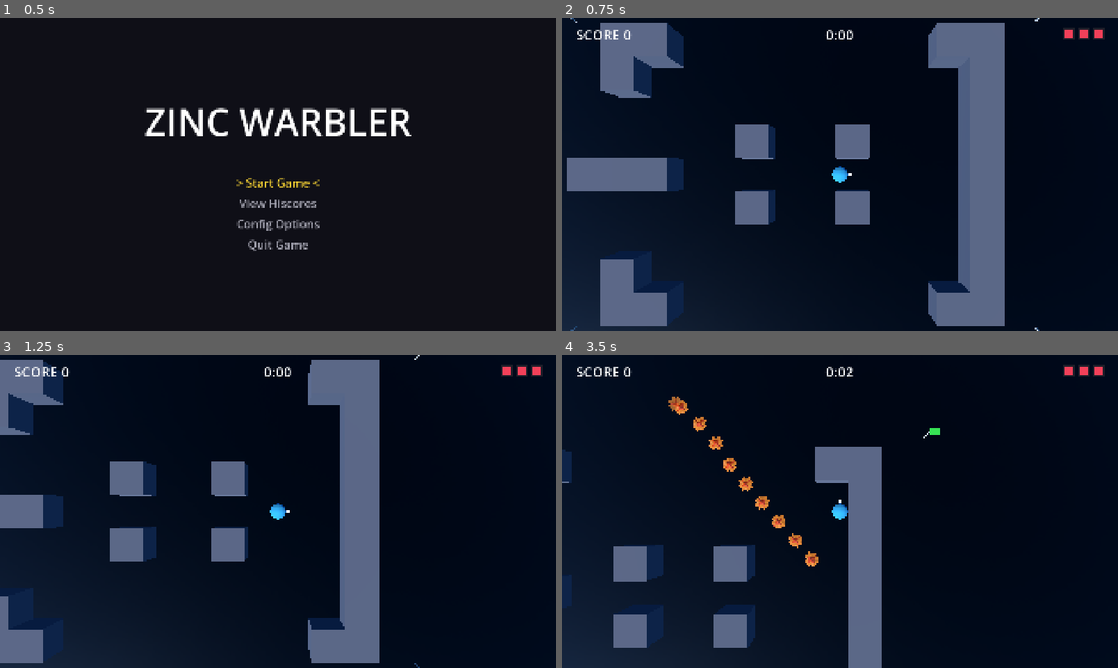
Above: before the commit, frames 1-4 (two rows, left to right).
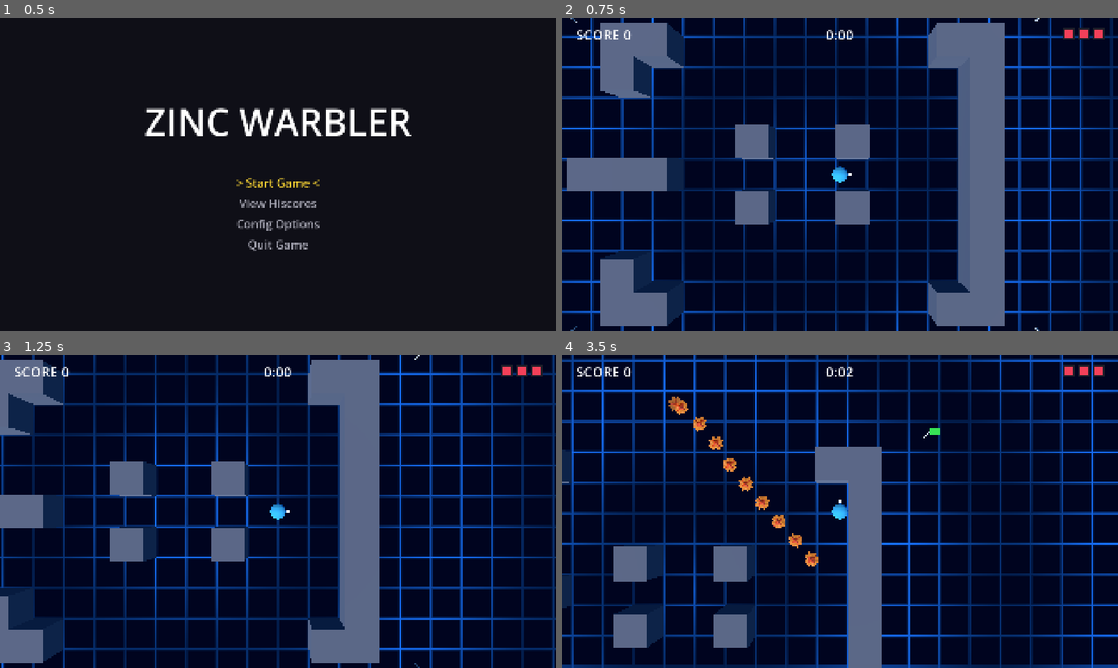
Above: after the commit, the same moments.

Repository: zoanthrope67/ZincWarbler
Game: Godot game, scene res://scn/bootstrap.tscn
Two runs of this game, one before a commit and one after it. Both use one fixed random seed, a clock stepped at 60 frames per second and the inputs below.
Inputs (mouse positions are in pixels of both pictures, inside the frame that each line leads up to):
- Up to frame 1 (0.5 s): no input
- Up to frame 2 (0.75 s): tap Enter at 0.5 s; move the mouse to (962, 158) at 0.52 s; hold Right (move_right) from 0.53 s (still down); hold Z (confirm) from 0.53 s (still down); click (962, 158) at 0.67 s
- Up to frame 3 (1.25 s): keep holding Right (move_right); keep holding Z (confirm)
- Up to frame 4 (3.5 s): move the mouse to (728, 527) at 1.27 s; release Right (move_right) at 1.28 s; release Z (confirm) at 1.28 s; hold X (back) 1.28-2.03 s; tap Z (confirm) at 1.35, 2.85 s; move the mouse to (895, 442) at 2.02 s; hold Right (move_right) 2.03-2.78 s; hold Z (confirm) 2.03-2.78 s; move the mouse to (812, 574) at 2.77 s; hold Up (move_up) from 2.78 s (still down); click (812, 574) at 2.92 s

Frame 1 is identical in both runs. In frame 2, 15% of the frame differs, in the area x 0-100%, y 0-100%; in frame 3, 15%; in frame 4, 19%.

Commit message:
Add floor

Diff:
--- /dev/null
+++ b/src/gfx/placeholder/placeholder_cyber_floor.gdshader
@@ -0,0 +1,52 @@
+// Placeholder "cyber" floor: a dark blue surface with glowing blue grid lines
+// and a slow pulse rippling outwards. Used by the PlaceholderFloor plane in
+// scn/game/arena.tscn (docs/asset_tracking.txt).
+//
+// The grid is drawn in world meters, so it stays lined up with the wall tiles
+// wherever the plane is and however big it is.
+//
+// Change the settings by selecting PlaceholderFloor in scn/game/arena.tscn and
+// opening Mesh > Material > Shader Parameters in the Inspector.
+shader_type spatial;
+// Unshaded: the floor ignores lights and the sky, it is always these colours.
+render_mode unshaded, shadows_disabled;
+
+// Colour of the floor between the lines.
+uniform vec3 base_color : source_color = vec3(0.02, 0.04, 0.13);
+// Colour of the grid lines.
+uniform vec3 line_color : source_color = vec3(0.1, 0.45, 1.0);
+// Size of one grid square in meters. 4 matches the wall tiles.
+uniform float cell_size = 4.0;
+// Width of the grid lines in meters.
+uniform float line_width = 0.12;
+// How much the pulse brightens and darkens the lines. 0 turns the pulse off.
+uniform float pulse_strength : hint_range(0.0, 1.0) = 0.4;
+// How fast the pulse ripples outwards.
+uniform float pulse_speed = 2.0;
+// Meters between one pulse ring and the next.
+uniform float pulse_spacing = 30.0;
+// Where the pulse ripples out from (X and Z in the world). The arena's middle.
+uniform vec2 pulse_centre = vec2(40.0, 30.0);
+
+varying vec2 world_xz;
+
+void vertex() {
+	world_xz = (MODEL_MATRIX * vec4(VERTEX, 1.0)).xz;
+}
+
+void fragment() {
+	// Distance in meters to the nearest grid line, along X and along Z.
+	vec2 to_line = abs(fract(world_xz / cell_size - 0.5) - 0.5) * cell_size;
+	// fwidth = how far the world position changes across one pixel; used to
+	// keep the lines' edges smooth at any screen size.
+	vec2 aa = fwidth(world_xz);
+	float half_width = line_width * 0.5;
+	vec2 lines = 1.0 - smoothstep(vec2(half_width) - aa, vec2(half_width) + aa, to_line);
+	float line = max(lines.x, lines.y);
+
+	// Rings of brightness moving outwards from pulse_centre.
+	float wave = sin(TIME * pulse_speed - distance(world_xz, pulse_centre) * TAU / pulse_spacing);
+	float pulse = 1.0 + pulse_strength * wave;
+
+	ALBEDO = mix(base_color, line_color * pulse, line);
+}
--- a/src/scn/game/arena.tscn
+++ b/src/scn/game/arena.tscn
@@ -5,6 +5,7 @@
 [ext_resource type="PackedScene" path="res://scn/game/flag.tscn" id="3_bb2n5"]
 [ext_resource type="Texture2D" path="res://gfx/sky/autumn_field_puresky_1k.hdr" id="4_sky"]
 [ext_resource type="PackedScene" path="res://scn/game/border_storm.tscn" id="5_storm"]
+[ext_resource type="Shader" path="res://gfx/placeholder/placeholder_cyber_floor.gdshader" id="6_floor"]
 
 [sub_resource type="PanoramaSkyMaterial" id="PanoramaSkyMaterial_sky"]
 panorama = ExtResource("4_sky")
@@ -18,6 +19,21 @@
 sky = SubResource("Sky_autumn")
 ambient_light_source = 3
 reflected_light_source = 2
+
+[sub_resource type="ShaderMaterial" id="ShaderMaterial_floor"]
+shader = ExtResource("6_floor")
+shader_parameter/base_color = Color(0.02, 0.04, 0.13, 1)
+shader_parameter/line_color = Color(0.1, 0.45, 1, 1)
+shader_parameter/cell_size = 4.0
+shader_parameter/line_width = 0.12
+shader_parameter/pulse_strength = 0.4
+shader_parameter/pulse_speed = 2.0
+shader_parameter/pulse_spacing = 30.0
+shader_parameter/pulse_centre = Vector2(40, 30)
+
+[sub_resource type="PlaneMesh" id="PlaneMesh_floor"]
+material = SubResource("ShaderMaterial_floor")
+size = Vector2(1000, 1000)
 
 [node name="Arena" type="Node3D" unique_id=578881515]
 script = ExtResource("1_canl7")
@@ -35,6 +51,11 @@
 
 [node name="PlaceholderEnvironment" type="WorldEnvironment" parent="." unique_id=2137882909]
 environment = SubResource("Environment_lyvdg")
+
+[node name="PlaceholderFloor" type="MeshInstance3D" parent="."]
+transform = Transform3D(1, 0, 0, 0, 1, 0, 0, 0, 1, 40, 0, 30)
+cast_shadow = 0
+mesh = SubResource("PlaneMesh_floor")
 
 [node name="PlayerSpawnPoints" type="Node3D" parent="." unique_id=1918440407]
 
Not shown, added: src/gfx/placeholder/placeholder_cyber_floor.gdshader.uid
Not shown, changed: docs/DESIGNER_GUIDE.md
